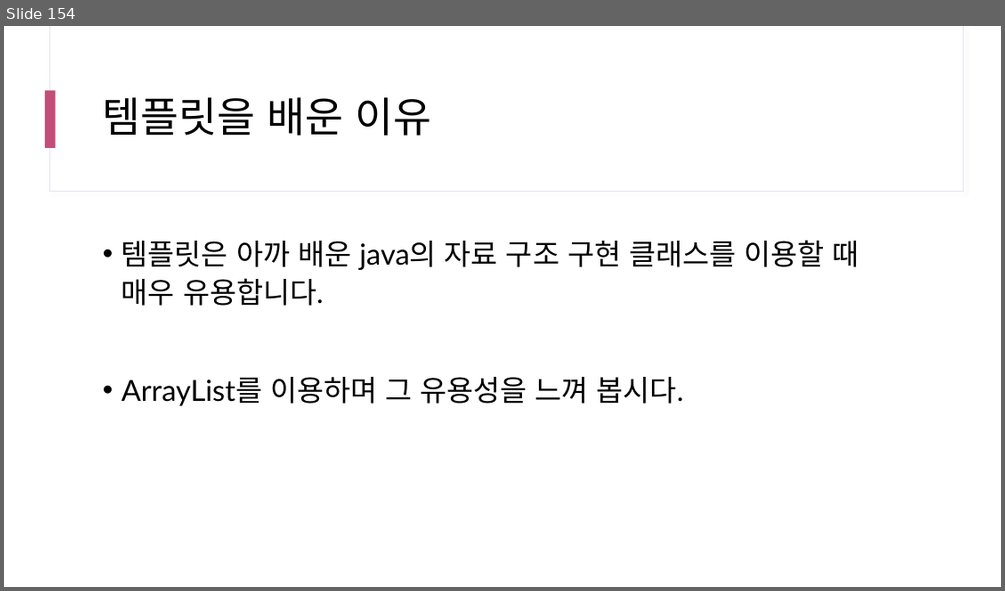
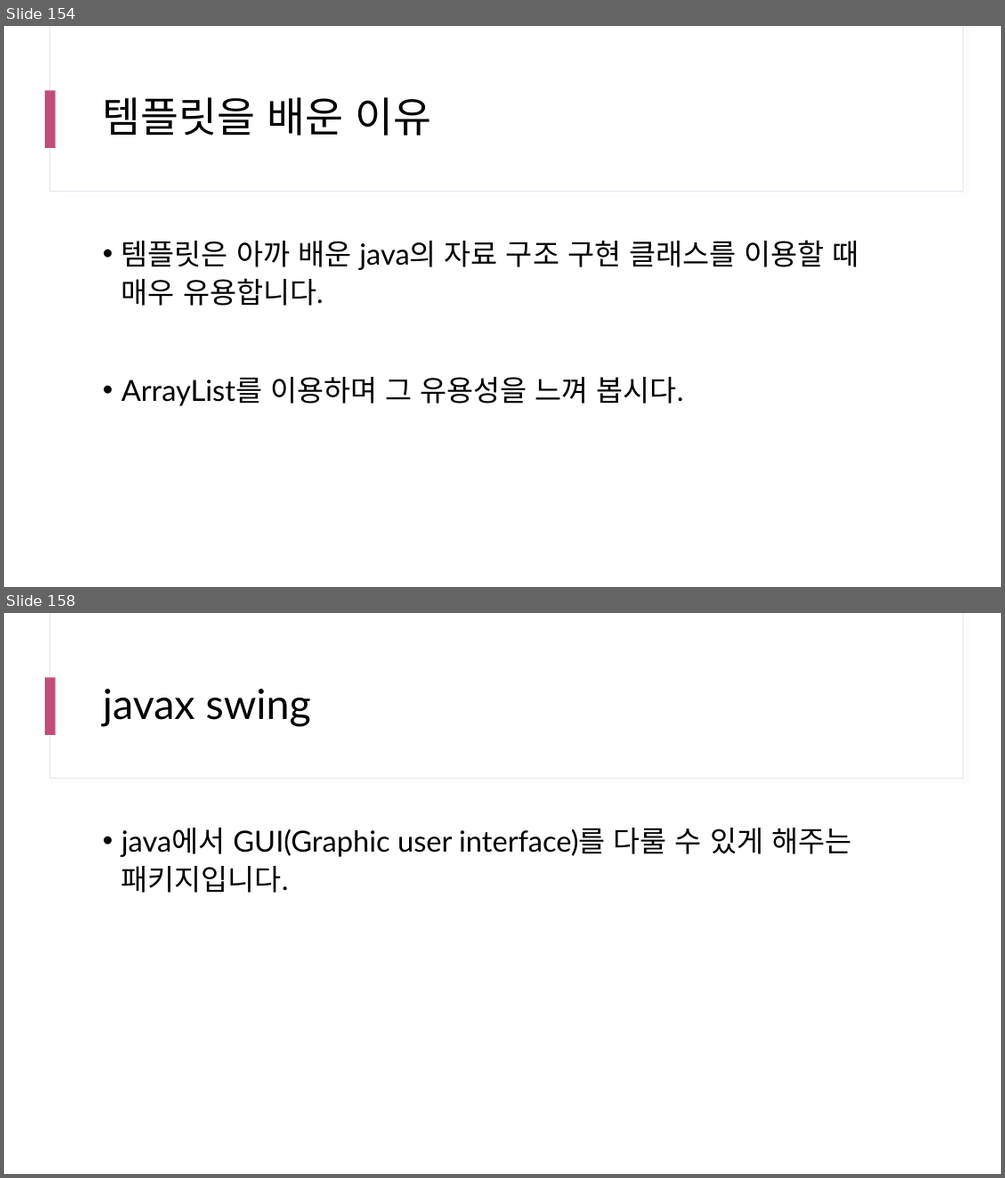
Before and after one commit to yhs0602/SPLIT_lecture_examples, a slide deck: docs/SPLIT 17차 Java.pptx. Shown one above the other, each under a label of ours: slide 154 before the commit, slides 154 and 158 after it; the slides between them are not shown. The pictures are 1005x591 and 1005x1178 pixels, drawn with LibreOffice and Linux fonts; fonts in the diff are those of the drawing. Boxes give left, top, right and bottom in pixels: in the first picture for what was removed or moved away, otherwise in the second. Text is boxed around its words. In the diff, an @@ line names an element or a change of style, - is before the commit and + after.

Commit message:
:sparkles: git, SO, swing

```diff
--- a/docs/SPLIT 17차 Java.pptx
+++ b/docs/SPLIT 17차 Java.pptx
@@ slide 158 added at (x1=4, y1=613, x2=1001, y2=1174), background #FFFFFF; not listed: 3 template elements that a slide beside it also shows @@
@@ title added at (x1=103, y1=689, x2=311, y2=727), 40 pt, text #000000 @@
+javax swing
@@ text added at (x1=121, y1=827, x2=851, y2=892), 28 pt, text #000000 @@
+• java에서 GUI(Graphic user interface)를 다룰 수 있게 해주는 패키지입니다.
```
Also in this commit, not shown: 3 other slides added, 1 other file.
